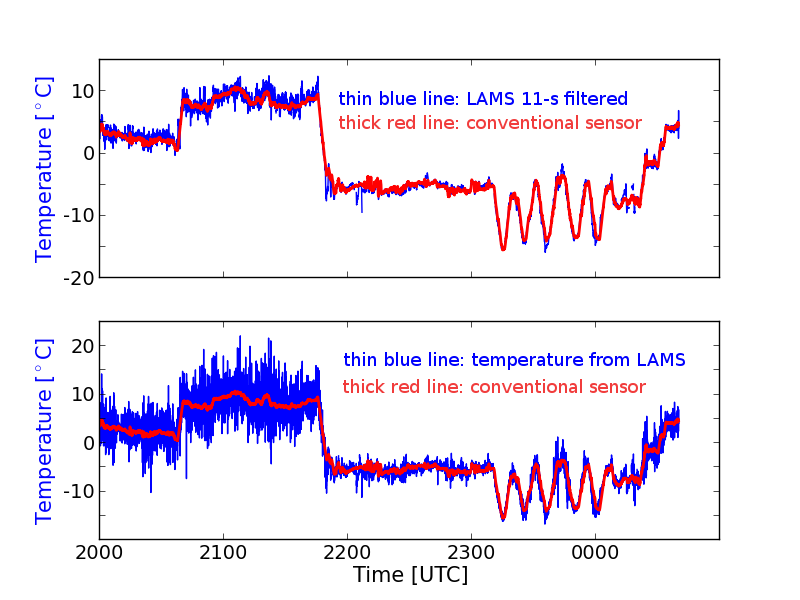
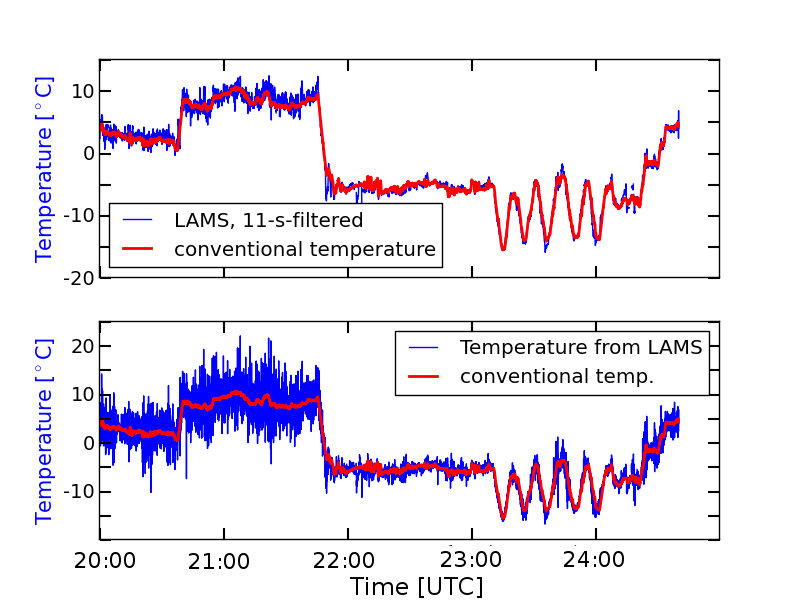
Layers edited between the first and the second 800 x 600 image:
added layer "24:00" above "23:00" over box(564, 551, 624, 567)
added layer "23:00" above "22:00" over box(441, 551, 501, 567)
added layer "22:00" above "Time [UTC]" over box(314, 552, 374, 568)
renamed "thin blue line: temperature fr..." to "Time [UTC]", painted on it over box(344, 352, 685, 598)
removed layer "thick red line: conventional s... #1" over box(343, 379, 646, 393)
renamed "thick red line: conventional s..." to "21:00", painted on it over box(189, 115, 642, 569)
renamed "thin blue line: LAMS 11-s filt..." to "20:00", painted on it over box(75, 91, 627, 568)
painted on "Fig5.png" over box(76, 58, 720, 585)
